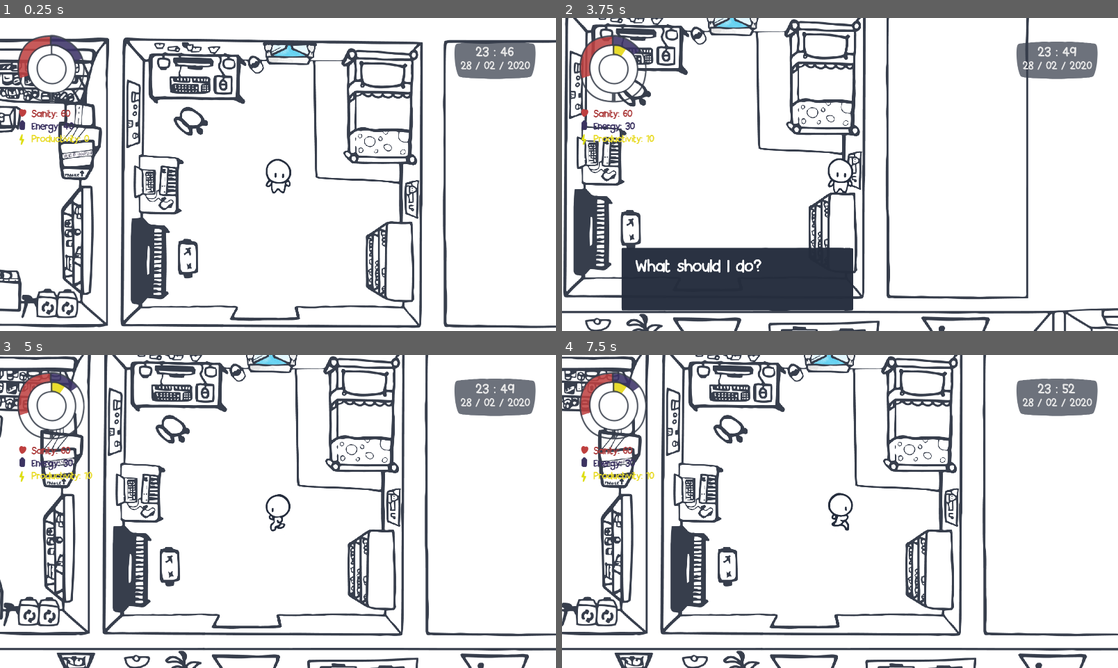
Above: before the commit, frames 1-4 (two rows, left to right).
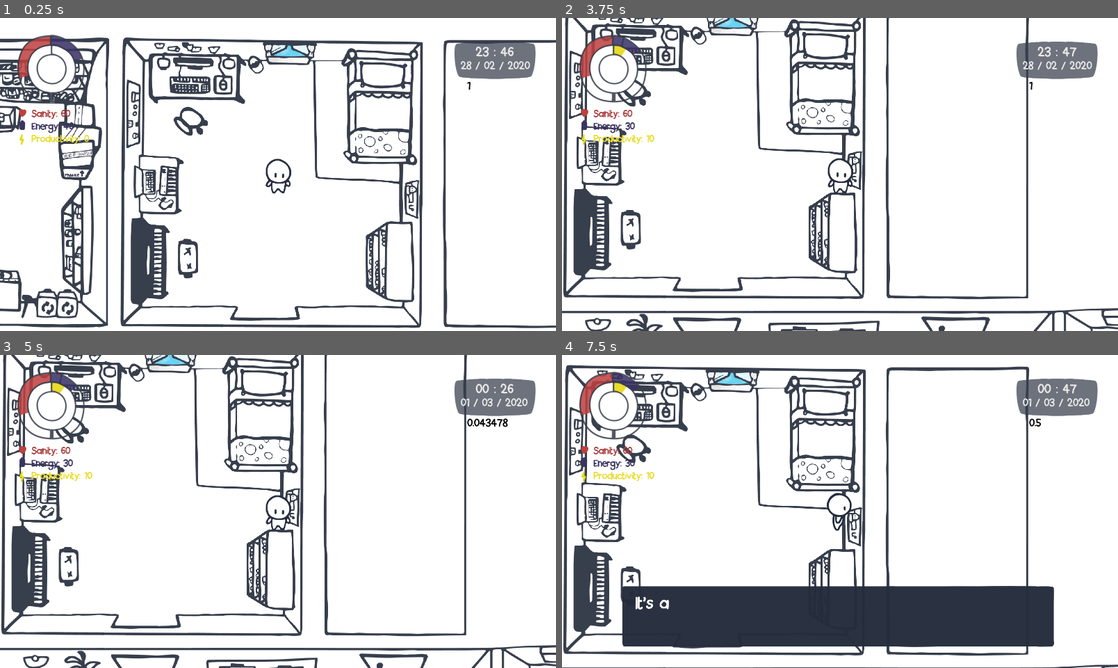
Above: after the commit, the same moments.

Repository: rmazzier/quarantine_sim
Game: Godot game, scene res://scenes/testScene.tscn
Same seed, same stepped clock (60 frames per second), same inputs: the game is played once before the commit and once after it.
Inputs:
- Up to frame 1 (0.25 s): no input
- Up to frame 2 (3.75 s): tap Enter (ui_accept) at 0.5, 1.35, 1.52, 1.82, 2.85, 3.02, 3.32 s; hold D (move_right) 0.53-1.28 s; hold Enter (ui_accept) 0.53-1.28 s; hold S (move_down) 1.28-2.03 s; hold D (move_right) 2.03-2.78 s; hold Enter (ui_accept) 2.03-2.78 s; hold W (move_up) 2.78-3.53 s; hold A (move_left) from 3.53 s (still down); hold Enter (ui_accept) from 3.53 s (still down)
- Up to frame 3 (5 s): keep holding A (move_left); release Enter (ui_accept) at 4.28 s; tap Enter (ui_accept) at 4.35, 4.52, 4.82 s
- Up to frame 4 (7.5 s): release A (move_left) at 5.03 s; hold S (move_down) 5.03-5.78 s; hold Enter (ui_accept) 5.03-5.78 s; hold D (move_right) 5.78-6.53 s; tap Enter (ui_accept) at 5.85, 6.02, 6.32, 7.35 s; hold W (move_up) 6.53-7.28 s; hold Enter (ui_accept) 6.53-7.28 s; hold D (move_right) from 7.28 s (still down)

The runs differ from the first frame. In frame 1, less than 0.1% of the frame differs, in the area x 84-85%, y 20-23%; in frame 2, 7.6%; in frame 3, 25%; in frame 4, 35%, in the area x 0-100%, y 0-100%.

Commit message:
Added passing of time during activities...
... but still the code is really messy. Probably needs a rework in the
future.

Diff:
--- a/assets/dialogue/dialogues_data/window0.json
+++ b/assets/dialogue/dialogues_data/window0.json
@@ -7,7 +7,7 @@
 		"name":"Player",
 		"text": "What should I do?",
 		"choices":{
-			"0":"Look Outside?",
+			"0":"Watch Outside",
 			"1":"Nothing."}
 		}
 }
--- a/scenes/clock.tscn
+++ b/scenes/clock.tscn
@@ -57,6 +57,17 @@
 "_edit_use_anchors_": false
 }
 
+[node name="debug_tick" type="RichTextLabel" parent="."]
+margin_left = -38.3417
+margin_top = 170.723
+margin_right = 437.658
+margin_bottom = 231.723
+custom_fonts/normal_font = SubResource( 2 )
+custom_colors/default_color = Color( 0, 0, 0, 1 )
+__meta__ = {
+"_edit_use_anchors_": false
+}
+
 [node name="tick" type="Timer" parent="."]
 wait_time = 0.001
 autostart = true
--- a/scenes/dialogue_box.tscn
+++ b/scenes/dialogue_box.tscn
@@ -82,12 +82,7 @@
 wait_time = 0.02
 autostart = true
 
-[node name="Timer2" type="Timer" parent="."]
-wait_time = 0.5
-one_shot = true
-
 [node name="AnimationPlayer" type="AnimationPlayer" parent="."]
 anims/reduce_size = SubResource( 2 )
 anims/restore_size = SubResource( 3 )
 [connection signal="timeout" from="Timer" to="." method="_on_Timer_timeout"]
-[connection signal="timeout" from="Timer2" to="." method="_on_Timer2_timeout"]
--- a/scenes/testScene.tscn
+++ b/scenes/testScene.tscn
@@ -780,4 +780,4 @@
 margin_top = 98.4266
 margin_right = 1640.44
 margin_bottom = 98.4266
-tick = 0.5
+tick = 1.0
--- a/scripts/DateTime.gd
+++ b/scripts/DateTime.gd
@@ -54,7 +54,6 @@
 		_Minute = (_Minute + amount)%1440
 		add_days(1)
 	update_datetime()
-	#print_datetime()
 
 func add_days(amount):
 	if _Day + amount <= 365:
@@ -66,7 +65,6 @@
 func print_datetime():
 	print("Hour: %d:%d, D-M-Y: %d-%d-%d"%[hr, mi, da, mo, _Year])
 	print("_Minute: %d, _Day: %d"%[_Minute, _Day])
-	pass
 
 func equals(other_datetime):
 	if (other_datetime._Minute == self._Minute and other_datetime._Day == self._Day and other_datetime._Year == self._Year):
@@ -101,7 +99,7 @@
 	_Minute = hour_to_Minute(hour, minute)
 	_Day = date_to_Day(day, month)
 
-	print_datetime()
+	#print_datetime()
 
 func distance_between(other_datetime):
 	""" Returns the distance in minutes between 2 datetimes"""
@@ -122,7 +120,6 @@
 				525600-min_datetime._Day*1440 +  #minuti per finire l'anno minore
 				max_datetime._Day*1440 + # tempo attuale del giorno maggiore
 				(max_datetime._Year - min_datetime._Year - 1)*525600) # i minuti in tutti gli anni in mezzo
-
 
 func _min(other_datetime):
 	""" Returns the smaller datetime between self and other_datetime
--- a/scripts/choice_hud.gd
+++ b/scripts/choice_hud.gd
@@ -9,25 +9,49 @@
 onready var bg = $background
 onready var arrow = $background/arrow
 onready var anim = $AnimationPlayer
+onready var dialogue_box = get_tree().get_root().get_node("Scene").find_node("dialogue_box")
+onready var clock = get_tree().get_root().get_node("Scene").find_node("clock")
 
 var arrow_index
 var arrow_starting_pos
+var active = true
+
+var timer2
 
 func _ready():
+	Global.connect("choice_executed", self, "_on_choice_executed")
 	anim.play("come_in")
 	arrow_starting_pos = arrow.rect_position
 	arrow_index = 0
 	set_process_input(true)
 	n_choices = vbox.get_child_count()
 
+func _on_choice_executed():
+	# togli l'hud
+	hide()
+	dialogue_box.anim.play("restore_size")
+	dialogue_box.hide()
+
+	# 2: aspetta che il tempo scorra
+	Global.time_stop = false
+	yield(clock, "activity_finish")
+
+	# 3: fai tornare a muovere il player
+	Global.can_move = true
+	dialogue_box.active = false
+
+	# 4: distruggi self
+	dialogue_box.choice_box_instance = null
+	queue_free()
+
 func _input(event):
-	if event.is_action_pressed("move_down"):
-		move_arrow_down(80)
-	if event.is_action_pressed("move_up"):
-		move_arrow_up(80)
-	if event.is_action_pressed("ui_accept"):
-		execute_option(arrow_index)
-		queue_free()
+	if active:
+		if event.is_action_pressed("move_down"):
+			move_arrow_down(80)
+		if event.is_action_pressed("move_up"):
+			move_arrow_up(80)
+		if event.is_action_pressed("ui_accept"):
+			execute_option(arrow_index)
 	pass
 
 func move_arrow_down(amount):
@@ -61,8 +85,53 @@
 
 func execute_option(index):
 	#print(options[index])
+	active = false
 	if index != n_choices -1:
-		Global.perform_activity(options[index])
+		assert(options[index] in Global.activities_dict)
+		if can_perform_activity(options[index]):
+			Global.perform_activity(options[index])
+			Global.emit_signal("choice_executed")
+		else:
+			print("can't execute!")
+			execute_null_action()
+	else:
+		execute_null_action()
+	pass
+
+func execute_null_action():
+	# togli l'hud
+		hide()
+		dialogue_box.anim.play("restore_size")
+		dialogue_box.hide()
+
+		# 3: fai tornare a muovere il player
+		Global.can_move = true
+
+		#time window per il dialogo
+		timer2 = Timer.new()
+		add_child(timer2)
+		timer2.wait_time = 0.3
+		timer2.start()
+		yield(timer2, "timeout")
+		dialogue_box.active = false
+
+		# 4: distruggi self
+		dialogue_box.choice_box_instance = null
+		queue_free()
+		pass
+
+func can_perform_activity(activity_name):
+	var sanity_bonus = int(Global.activities_dict[activity_name]["Sanity"])
+	var energy_bonus = int(Global.activities_dict[activity_name]["Energy"])
+	var productivity_bonus = int(Global.activities_dict[activity_name]["Productivity"])
+	var time_spent = int(Global.activities_dict[activity_name]["Time"])
+
+	if Global.sanity + sanity_bonus < 0 or Global.energy + energy_bonus < 0:
+		return false
+	else:
+		return true
+	pass
+
 
 func resize_bg(amount):
 	bg.rect_position.y -= amount
--- a/scripts/clock.gd
+++ b/scripts/clock.gd
@@ -2,17 +2,24 @@
 
 var datetime_class = load("res://scripts/DateTime.gd")
 var datetime1
+var target_datetime
 
 onready var hour_text = $hour
 onready var date_text = $date
 onready var tick_timer = $tick
 onready var tween = $Tween
+onready var debug_tick_text = $debug_tick
+
+signal activity_finish
 
 export var tick = 0.2
 
 func _ready():
 	datetime1 = datetime_class.new()
+	#read hour from save file
 	datetime1.set_datetime_explicit(23, 45, 28, 2, 2020)
+	target_datetime = datetime_class.new()
+	target_datetime.set_datetime_explicit(23, 45, 28, 2, 2020)
 	tick_timer.wait_time = tick
 	update_datetime_hud()
 
@@ -28,12 +35,29 @@
 	month_str = month_str[-2] + month_str[-1]
 	date_text.bbcode_text = "%s / %s / %d" % [day_str, month_str, datetime1._Year]
 
+	debug_tick_text.bbcode_text = str(tick_timer.wait_time)
+
+var distance_prev_frame = 0
+
+func _process(delta):
+	var distance = datetime1.distance_between(target_datetime)
+
+	if distance_prev_frame > 0 and distance == 0:
+		emit_signal("activity_finish")
+	#metti un tick custom che dipende dalla distanza..
+	# più lontano = più veloce, più vicino = più lento!
+	var tick2 = tick / (distance +1)
+	tick_timer.wait_time = tick2
+
+	distance_prev_frame = distance
+
 func _on_tick_timeout():
-	if Global.time_stop == false:
+	if Global.time_stop == false :
 		datetime1.add_minutes(1)
+		if target_datetime._min(datetime1) == target_datetime:
+			# non appena datetime1 raggiunge target_datetime, updata target_datetime
+			target_datetime.set_datetime_implicit(
+				datetime1._Minute,
+				datetime1._Day,
+				datetime1._Year)
 		update_datetime_hud()
-
-func add_minutes_smooth(amount):
-	var target_datetime = datetime1.add_minutes(amount)
-	tick_timer.wait_time = 0.03
-	pass
--- a/scripts/dialogue/dialogue_box.gd
+++ b/scripts/dialogue/dialogue_box.gd
@@ -4,9 +4,13 @@
 
 onready var text_label = $RichTextLabel
 onready var anim = $AnimationPlayer
+
+var choice_box_instance
 var page
 var dialogue
 var active
+
+var timer2
 
 func _ready():
 	anim.play("restore_size")
@@ -17,25 +21,26 @@
 	set_process_input(true)
 
 func _input(event):
-	if event.is_action_pressed("ui_accept") and active:
-		if text_label.visible_characters > text_label.get_total_character_count():
+	if event.is_action_pressed("ui_accept") and active and visible:
+		if text_label.visible_characters >= text_label.get_total_character_count():
 			if page < dialogue.size()-1:
 				page += 1
 				text_label.bbcode_text = dialogue[str(page)]["text"]
 				text_label.visible_characters = 0
 
-				#if this line of dialog has a choice, load che choice hud!
+				#if this line of dialog has a choice, load the choice hud!
 				if "choices" in dialogue[str(page)]:
 					load_choice_hud()
 
-			else:
+			elif choice_box_instance == null:
 				Global.emit_signal("dialog_finished")
+				Global.time_stop = false
 		else:
 			text_label.visible_characters = text_label.get_total_character_count()
 
 func load_choice_hud():
 	#print(dialogue[str(page)]["choices"].values())
-	var choice_box_instance = choice_box_scene.instance()
+	choice_box_instance = choice_box_scene.instance()
 	var choices = dialogue[str(page)]["choices"].values()
 
 	anim.play("reduce_size")
@@ -55,6 +60,7 @@
 	return this_dialogue
 
 func interact(interagibile_file_path) -> void:
+	Global.can_move = false
 	show()
 	active = true
 	Global.time_stop = true
@@ -62,9 +68,6 @@
 	page = 0
 	dialogue = load_dialogue(interagibile_file_path)
 	text_label.bbcode_text = dialogue[str(page)]["text"]
-
-func play_dialogue() -> void:
-	pass
 
 func _on_Timer_timeout():
 	if text_label.visible_characters <= text_label.get_total_character_count() + 1:
@@ -74,13 +77,14 @@
 func _on_dialog_finished():
 	#hide....
 	self.hide()
-	anim.play("restore_size")
-	var timer2 = $Timer2
+	Global.can_move = true
+	#anim.play("restore_size")
+	timer2 = Timer.new()
+	add_child(timer2)
+	timer2.wait_time = 0.3
 	timer2.start()
+	yield(timer2, "timeout")
+	active = false
+	timer2 = null
 
 	pass # Replace with function body.
-
-func _on_Timer2_timeout():
-	active = false
-	Global.time_stop = false
-	pass # Replace with function body.
--- a/scripts/global.gd
+++ b/scripts/global.gd
@@ -5,10 +5,14 @@
 var energy
 var productivity
 var time_stop = false
+var can_move = true
 var activities_dict
+
 onready var hud = get_tree().get_root().get_node("Scene").find_node("stats_wheel")
 onready var clock = get_tree().get_root().get_node("Scene").find_node("clock")
+
 signal dialog_finished
+signal choice_executed
 
 var activities_path = "res://assets/dialogue/dialogues_data/activities.json"
 
@@ -58,19 +62,17 @@
 func perform_activity(activity_name):
 	#takes activity_name as input and modifies the stats according to activities_dict
 	if activity_name in activities_dict:
-		print(activities_dict[activity_name])
 		var sanity_bonus = int(activities_dict[activity_name]["Sanity"])
 		var energy_bonus = int(activities_dict[activity_name]["Energy"])
 		var productivity_bonus = int(activities_dict[activity_name]["Productivity"])
-		var time = int(activities_dict[activity_name]["Time"])
+		var time_spent = int(activities_dict[activity_name]["Time"])
 
-		if sanity + sanity_bonus < 0 or energy + energy_bonus < 0:
-			print("Can't execute!")
-		else:
-			if sanity_bonus != 0:
-				add_sanity(sanity_bonus)
-			if energy_bonus != 0:
-				add_energy(energy_bonus)
-			if productivity_bonus != 0 :
-				add_productivity(productivity_bonus)
+		#add bonuses
+		clock.target_datetime.add_minutes(time_spent)
+		if sanity_bonus != 0:
+			add_sanity(sanity_bonus)
+		if energy_bonus != 0:
+			add_energy(energy_bonus)
+		if productivity_bonus != 0 :
+			add_productivity(productivity_bonus)
 	pass
--- a/scripts/hud.gd
+++ b/scripts/hud.gd
@@ -28,13 +28,13 @@
 
 export var anim_duration = 0.5
 
-func update_wheel(anim_duration):
+func update_wheel(anim_dur):
 	if productivity_bar.value != Global.productivity:
 		tween.interpolate_property(
 			productivity_bar, "value",
 			productivity_bar.value,
 			Global.productivity,
-			anim_duration, Tween.TRANS_EXPO, Tween.EASE_OUT)
+			anim_dur, Tween.TRANS_EXPO, Tween.EASE_OUT)
 		productivity_text.bbcode_text = "Productivity: %s" % Global.productivity
 		tween.start()
 	if sanity_bar.value != Global.sanity:
@@ -42,7 +42,7 @@
 			sanity_bar, "value",
 			sanity_bar.value,
 			Global.sanity,
-			anim_duration, Tween.TRANS_EXPO, Tween.EASE_OUT)
+			anim_dur, Tween.TRANS_EXPO, Tween.EASE_OUT)
 		sanity_text.bbcode_text = "Sanity: %s" % Global.sanity
 		tween.start()
 	if energy_bar.value != Global.energy:
@@ -50,6 +50,6 @@
 			energy_bar, "value",
 			energy_bar.value,
 			Global.energy,
-			anim_duration, Tween.TRANS_EXPO, Tween.EASE_OUT)
+			anim_dur, Tween.TRANS_EXPO, Tween.EASE_OUT)
 		energy_text.bbcode_text = "Energy: %s" % Global.energy
 		tween.start()
--- a/scripts/player.gd
+++ b/scripts/player.gd
@@ -7,7 +7,6 @@
 var velocity = Vector2.ZERO
 var looking_dir = Vector2.DOWN
 var can_interact = false
-var can_move = true
 
 #stats
 var sanity
@@ -20,22 +19,20 @@
 
 func _ready():
 	set_process_input(true)
-	Global.connect("dialog_finished", self, "_on_dialogue_finished")
 
 func _input(event):
-	if can_interact and event.is_action_pressed("ui_accept") and dialog_box.active == false:
+	if can_interact and event.is_action_pressed("ui_accept") and dialog_box.active == false and dialog_box.visible == false:
 		var item = ray.get_collider()
 		if "dialogue_file_path" in item:
 			var json_path = item.dialogue_file_path
 			dialog_box.interact(json_path)
-			can_move = false
 
 
 func _physics_process(delta):
 
 	var input_vec = Vector2.ZERO
 
-	if can_move:
+	if Global.can_move:
 
 		input_vec.x = Input.get_action_strength("move_right") - Input.get_action_strength("move_left")
 		input_vec.y = Input.get_action_strength("move_down") - Input.get_action_strength("move_up")
@@ -83,7 +80,3 @@
 	else:
 		return "left"
 	pass
-
-func _on_dialogue_finished():
-	can_move = true
-	pass # Replace with function body.
